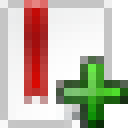
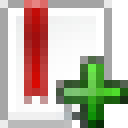
The second 128x128 image is a revision of the first. Changes to its layers:
renamed "user-bookmarks.png" to "sc_showsinglepage.png", moved it above "sc_insertbookmark.png", painted on it over [0, 0, 112, 128]
renamed "list-add-user.png" to "sc_insertbookmark.png", painted on it over [24, 0, 112, 128]
